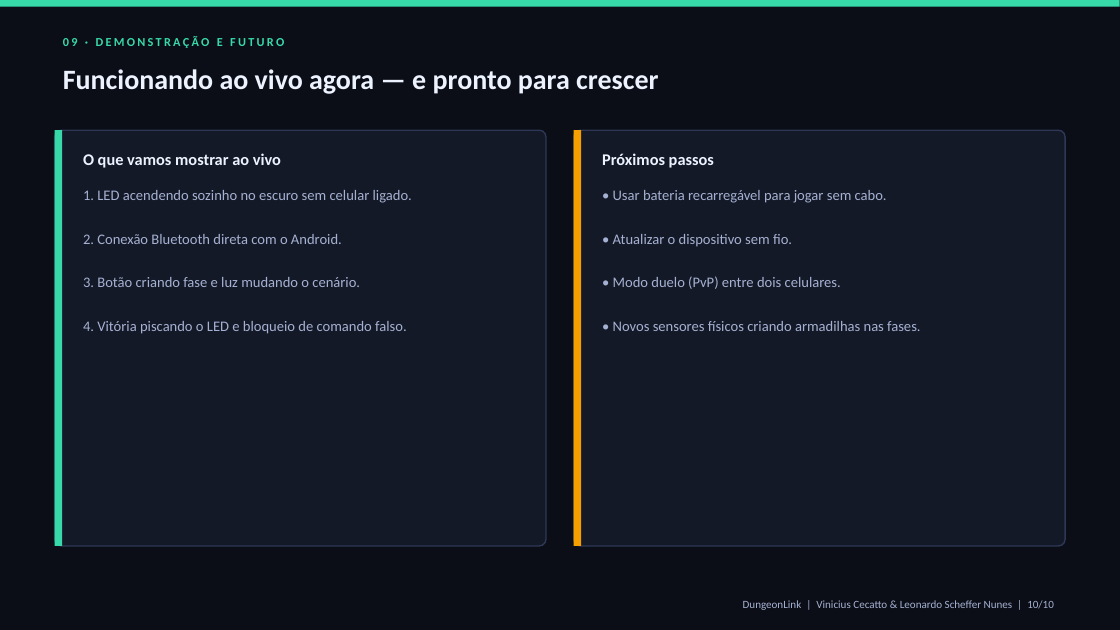
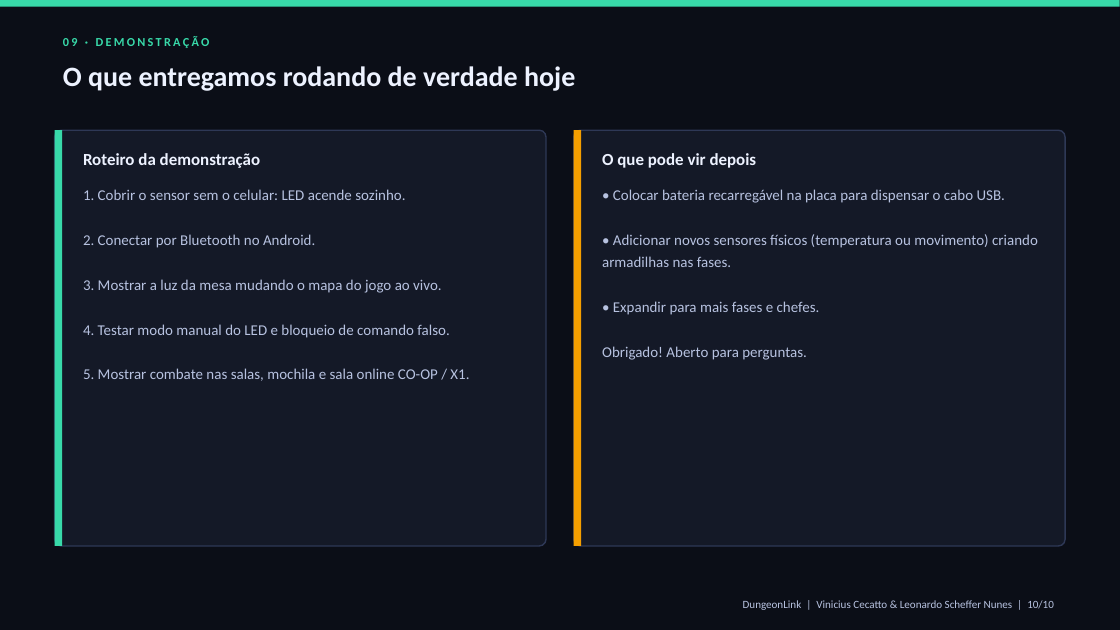
Before and after one commit to viniciusCecat/DungeonLink, a slide deck: slide 10 of docs/slides/pitch-dungeonlink.pptx. Drawn at 1120x630 pixels with LibreOffice and Linux fonts; fonts in the diff are those of the drawing. Boxes give left, top, right and bottom in pixels: in the first picture for what was removed or moved away, otherwise in the second. Text is boxed around its words. In the diff, an @@ line names an element or a change of style, - is before the commit and + after.

```diff
--- a/docs/slides/pitch-dungeonlink.pptx
+++ b/docs/slides/pitch-dungeonlink.pptx
@@ text at (63,36,210,48): text changed @@
-09 · DEMONSTRAÇÃO E FUTURO
+09 · DEMONSTRAÇÃO
@@ text at (63,66,575,91): text changed @@
-Funcionando ao vivo agora — e pronto para crescer
+O que entregamos rodando de verdade hoje
@@ text at (83,153,260,168): text changed; size 14 to 14.5 pt @@
-O que vamos mostrar ao vivo
+Roteiro da demonstração
@@ text at (602,153,757,168): text changed; size 14 to 14.5 pt @@
-Próximos passos
+O que pode vir depois
@@ text at (83,189,469,381): text changed; size 12.5 to 12.8 pt; text colour #A5B1D2 to #B7C2E0 @@
-1. LED acendendo sozinho no escuro sem celular ligado.
-2. Conexão Bluetooth direta com o Android.
-3. Botão criando fase e luz mudando o cenário.
-4. Vitória piscando o LED e bloqueio de comando falso.
+1. Cobrir o sensor sem o celular: LED acende sozinho.
+2. Conectar por Bluetooth no Android.
+3. Mostrar a luz da mesa mudando o mapa do jogo ao vivo.
+4. Testar modo manual do LED e bloqueio de comando falso.
+5. Mostrar combate nas salas, mochila e sala online CO-OP / X1.
@@ text at (602,189,1038,360): text changed; size 12.5 to 12.8 pt; text colour #A5B1D2 to #B7C2E0 @@
-• Usar bateria recarregável para jogar sem cabo.
-• Atualizar o dispositivo sem fio.
-• Modo duelo (PvP) entre dois celulares.
-• Novos sensores físicos criando armadilhas nas fases.
+• Colocar bateria recarregável na placa para dispensar o cabo USB.
+• Adicionar novos sensores físicos (temperatura ou movimento) criando armadilhas nas fases.
+• Expandir para mais fases e chefes.
+Obrigado! Aberto para perguntas.
@@ text "DungeonLink | Vinicius Cecatto & ..." at (743,600,1054,610): text colour #A5B1D2 to #B7C2E0 @@
```
Also in this commit, not shown: 6 other slides changed, 3 slides added, 3 slides removed, 4 other files.
